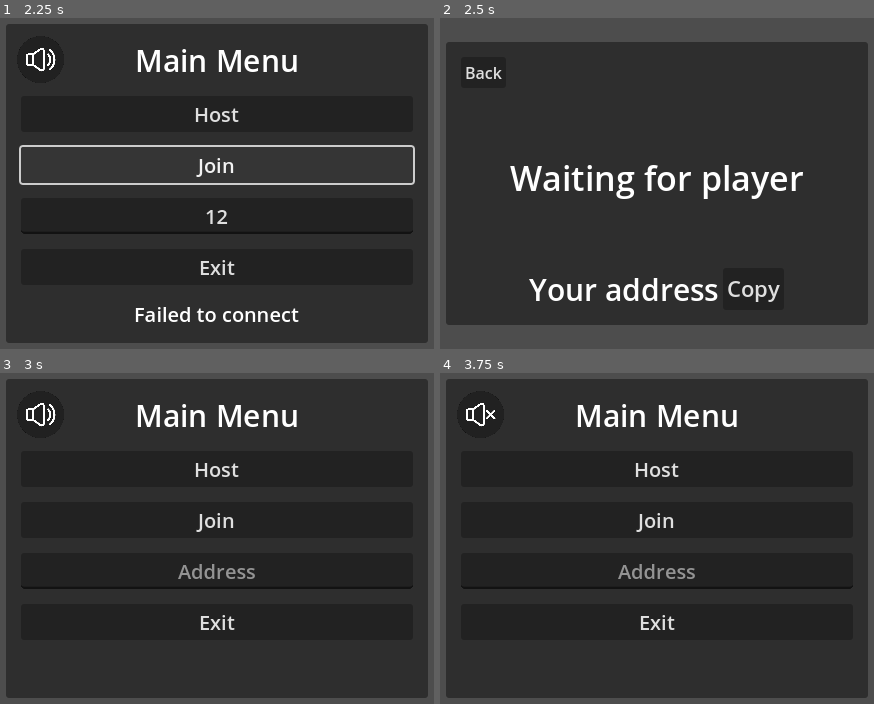
Above: before the commit, frames 1-4 (two rows, left to right).
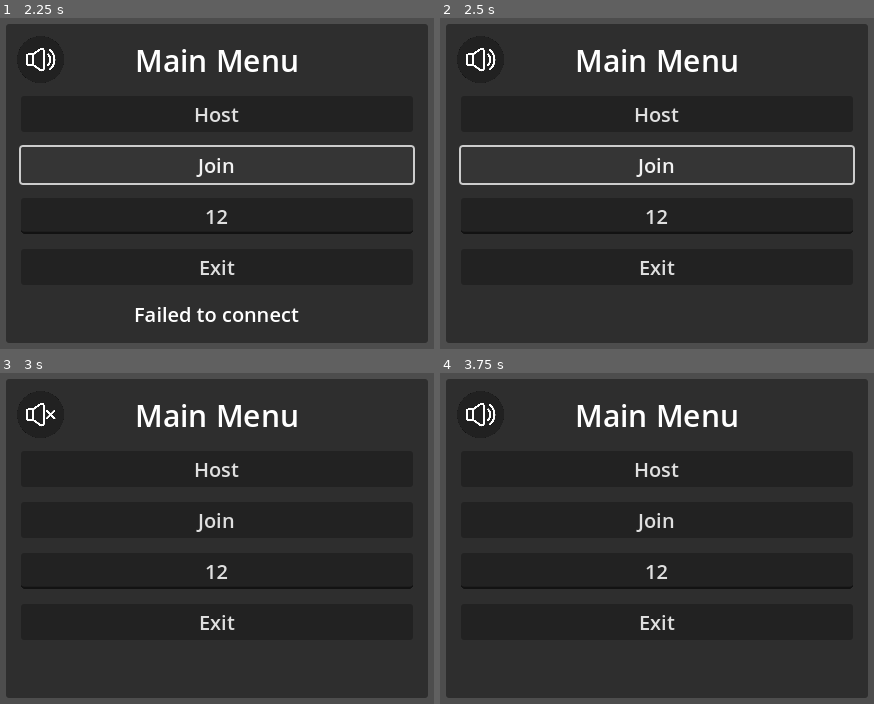
Above: after the commit, the same moments.

Repository: alonn201/Pentago
Game: Godot game, scene res://Scenes/control.tscn
Two runs of this game, one before a commit and one after it. Both use one fixed random seed, a clock stepped at 60 frames per second and the inputs below.
Inputs (mouse positions are in pixels of both pictures, inside the frame that each line leads up to):
- Up to frame 1 (2.25 s): click (217, 216) at 0.52 s; type "12" at 0.6 s; click "Host" at 1.25 s; click "Join" at 2 s
- Up to frame 2 (2.5 s): no input
- Up to frame 3 (3 s): click (43, 425) at 2.75 s, where only the run before the commit has a clickable "Back"
- Up to frame 4 (3.75 s): click (479, 416) at 3.5 s

Frame 1 is identical in both runs. In frame 2, 18% of the frame differs, in the area x 1-99%, y 1-99%; in frame 3, 0.5%; in frame 4, 0.5%.

Commit message:
fix network and UI problems

Diff:
--- a/Scenes/pentago.tscn
+++ b/Scenes/pentago.tscn
@@ -1,10 +1,9 @@
-[gd_scene load_steps=6 format=3 uid="uid://ceou3yg24ycvq"]
+[gd_scene load_steps=5 format=3 uid="uid://ceou3yg24ycvq"]
 
 [ext_resource type="Script" uid="uid://dmi4nor4jnpmv" path="res://Scripts/pentago.gd" id="1_fqlbw"]
 [ext_resource type="PackedScene" uid="uid://bx1pgshqxdy56" path="res://Scenes/board.tscn" id="1_roxdv"]
 [ext_resource type="PackedScene" uid="uid://drq7rj0sy6v35" path="res://Scenes/cell.tscn" id="3_bdu22"]
 [ext_resource type="PackedScene" uid="uid://c17ws1t14xq1d" path="res://Scenes/mute_button.tscn" id="4_hd2qp"]
-[ext_resource type="Texture2D" uid="uid://clgk5h4tkb33o" path="res://Assets/Sprites/UI/mute.png" id="5_p6oft"]
 
 [node name="Pentago" type="Node2D"]
 script = ExtResource("1_fqlbw")
@@ -74,8 +73,6 @@
 offset_top = 2.9999998
 offset_right = 1258.0
 offset_bottom = 515.0
-texture_normal = null
-texture_pressed = ExtResource("5_p6oft")
 
 [connection signal="pressed" from="CanvasLayer/PanelContainer/MarginContainer/VBoxContainer/RestartButton" to="." method="_on_restart_button_pressed"]
 [connection signal="pressed" from="CanvasLayer/PanelContainer/MarginContainer/VBoxContainer/BackButton" to="." method="_on_back_button_pressed"]
--- a/Scripts/control.gd
+++ b/Scripts/control.gd
@@ -15,7 +15,8 @@
 		await get_tree().create_timer(1.0).timeout
 		error_msg.text = ""
 
-	get_tree().change_scene_to_file("res://Scenes/waiting_screen.tscn")
+	else:
+		get_tree().change_scene_to_file("res://Scenes/waiting_screen.tscn")
 
 func _on_join_button_pressed() -> void:
 	var host := address_entry.text.strip_edges()
--- a/Scripts/island.gd
+++ b/Scripts/island.gd
@@ -16,6 +16,7 @@
 
 @onready var body = $Body
 @onready var cells = $Body/Cells.get_children()
+@onready var turn_sound: AudioStreamPlayer2D = $TurnSound
 
 var tween: Tween = null
 
@@ -79,6 +80,10 @@
 	tween = create_tween()
 	tween.tween_property(body, "rotation_degrees", target_rotation, TURN_ANIMATION_DURATION).set_trans(Tween.TRANS_QUAD)
 
+	turn_sound.play(0.2)
+	await get_tree().create_timer(1.5).timeout
+	turn_sound.stop()
+
 func rotate_90_clockwise(arr: Array) -> Array:
 	return [
 		arr[6], arr[3], arr[0],
--- a/Scripts/waiting_screen.gd
+++ b/Scripts/waiting_screen.gd
@@ -44,5 +44,5 @@
 	get_tree().change_scene_to_file("res://Scenes/pentago.tscn")
 
 func _on_back_button_pressed() -> void:
+	Network.close()
 	get_tree().change_scene_to_file("res://Scenes/control.tscn")
-	Network.close()
Not shown: 1 places in Scenes/waiting_screen.tscn that only renumber resources
